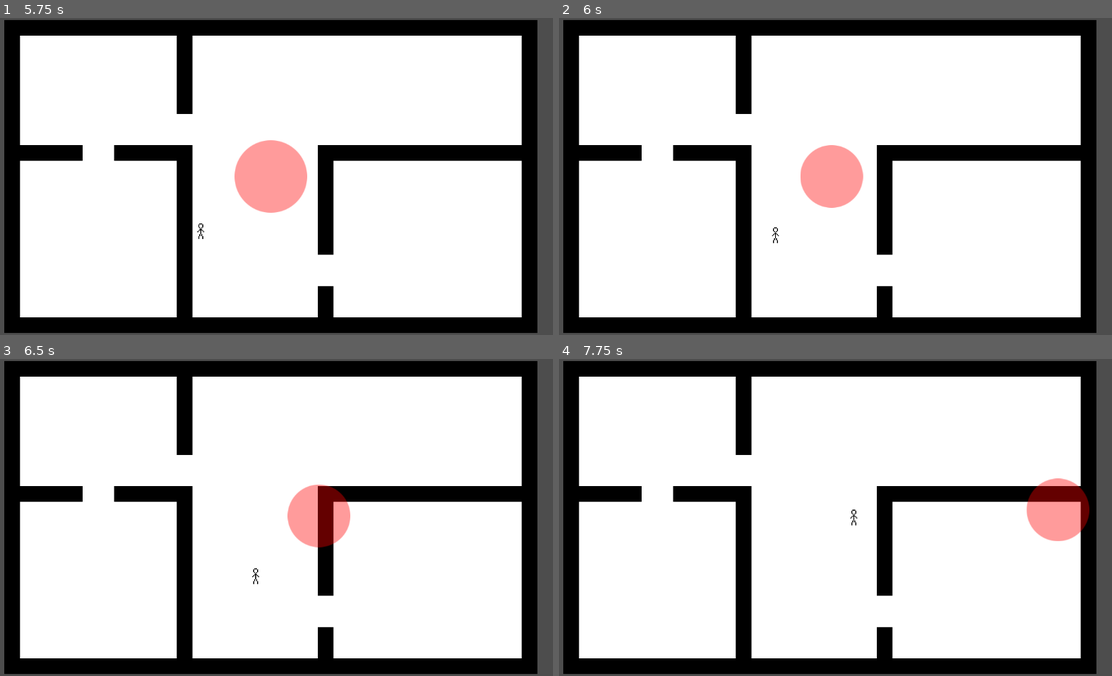
Above: before the commit, frames 1-4 (two rows, left to right).
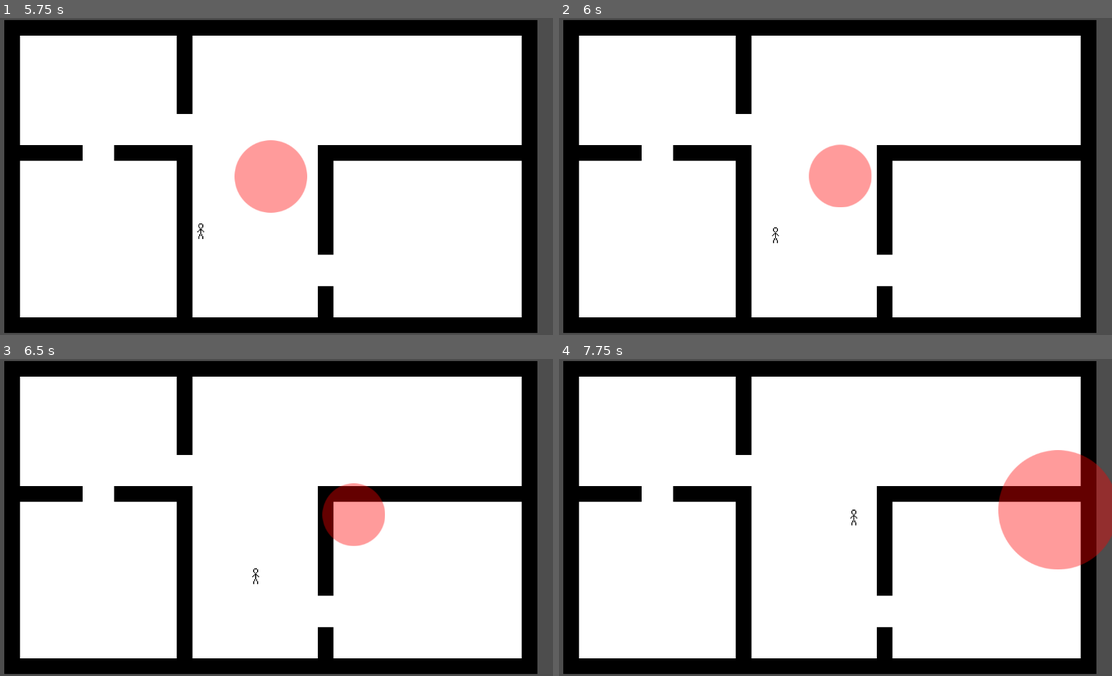
Above: after the commit, the same moments.

Repository: the-all-stack/gwj-igc-2026
Game: Godot game, scene res://stages/test_stage.tscn
The game is run twice, just before and just after one commit, with the same random seed, the same clock (stepped at 60 frames per second) and the same inputs.
Inputs:
- Up to frame 1 (5.75 s): hold D (move_right) 0.53-1.28 s; hold S (move_down) 1.28-2.03 s; hold D (move_right) 2.03-2.78 s; tap Enter at 2.75 s; hold W (move_up) 2.78-3.53 s; hold A (move_left) 3.53-5.03 s; hold S (move_down) from 5.03 s (still down)
- Up to frame 2 (6 s): release S (move_down) at 5.78 s; hold D (move_right) from 5.78 s (still down)
- Up to frame 3 (6.5 s): keep holding D (move_right)
- Up to frame 4 (7.75 s): release D (move_right) at 6.53 s; hold W (move_up) 6.53-7.28 s; hold D (move_right) from 7.28 s (still down)

Frame 1 is identical in both runs. In frame 2, 0.7% of the frame differs, in the area x 43-57%, y 39-60%; in frame 3, 2.4%; in frame 4, 4.6%, in the area x 79-100%, y 28-67%.

Commit message:
fix sanic speed bounty hunters on long travels

Diff:
--- a/scripts/bounty_hunter.gd
+++ b/scripts/bounty_hunter.gd
@@ -10,7 +10,7 @@
 @export var move_interval_high: float = 8
 @export var move_min := Vector2(-256, -144)
 @export var move_max := Vector2(256, 144)
-@export var move_length: float = 2
+@export var move_speed: float = 128
 
 @export_category("Size")
 @export var sprite_size: float = 512
@@ -38,9 +38,12 @@
 	if (tween):
 		tween.kill()
 
+	var new_position := get_random_point_in_move_bounds()
+	var move_length := (new_position - position).length()
+
 	tween = create_tween()
 	tween.tween_property(self, "current_size", move_size, resize_length).set_ease(Tween.EASE_IN).set_trans(Tween.TRANS_CUBIC)
-	tween.tween_property(self, "position", get_random_point_in_move_bounds(), move_length).set_ease(Tween.EASE_IN_OUT).set_trans(Tween.TRANS_CUBIC)
+	tween.tween_property(self, "position", new_position, move_length / move_speed).set_ease(Tween.EASE_IN_OUT).set_trans(Tween.TRANS_SINE)
 	tween.tween_property(self, "current_size", base_size, resize_length).set_ease(Tween.EASE_OUT).set_trans(Tween.TRANS_CUBIC)
 
 func get_random_point_in_move_bounds() -> Vector2:
